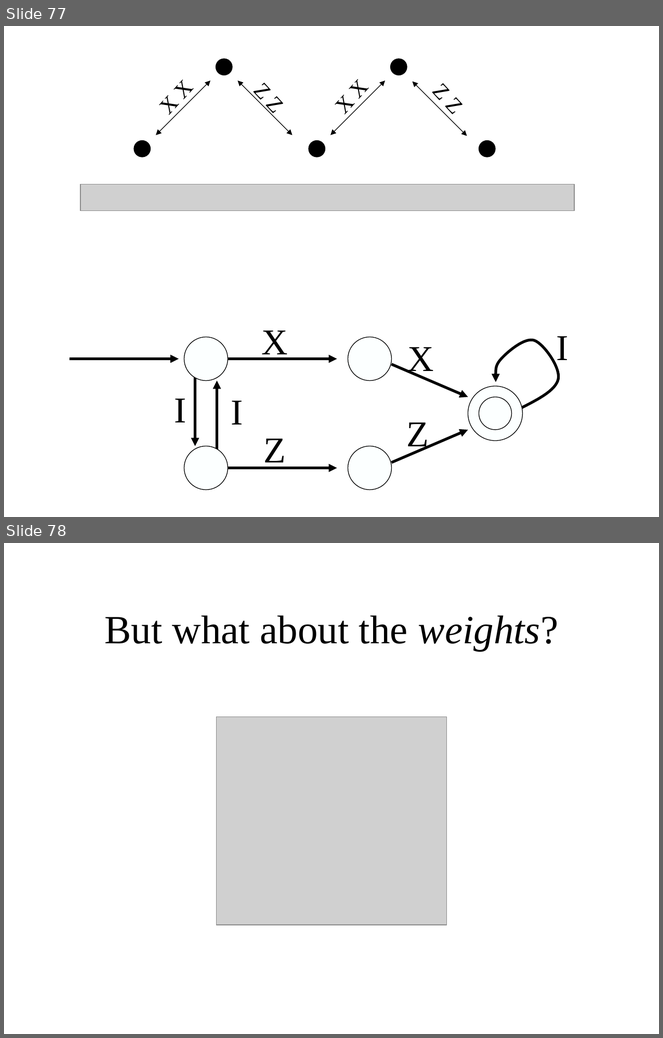
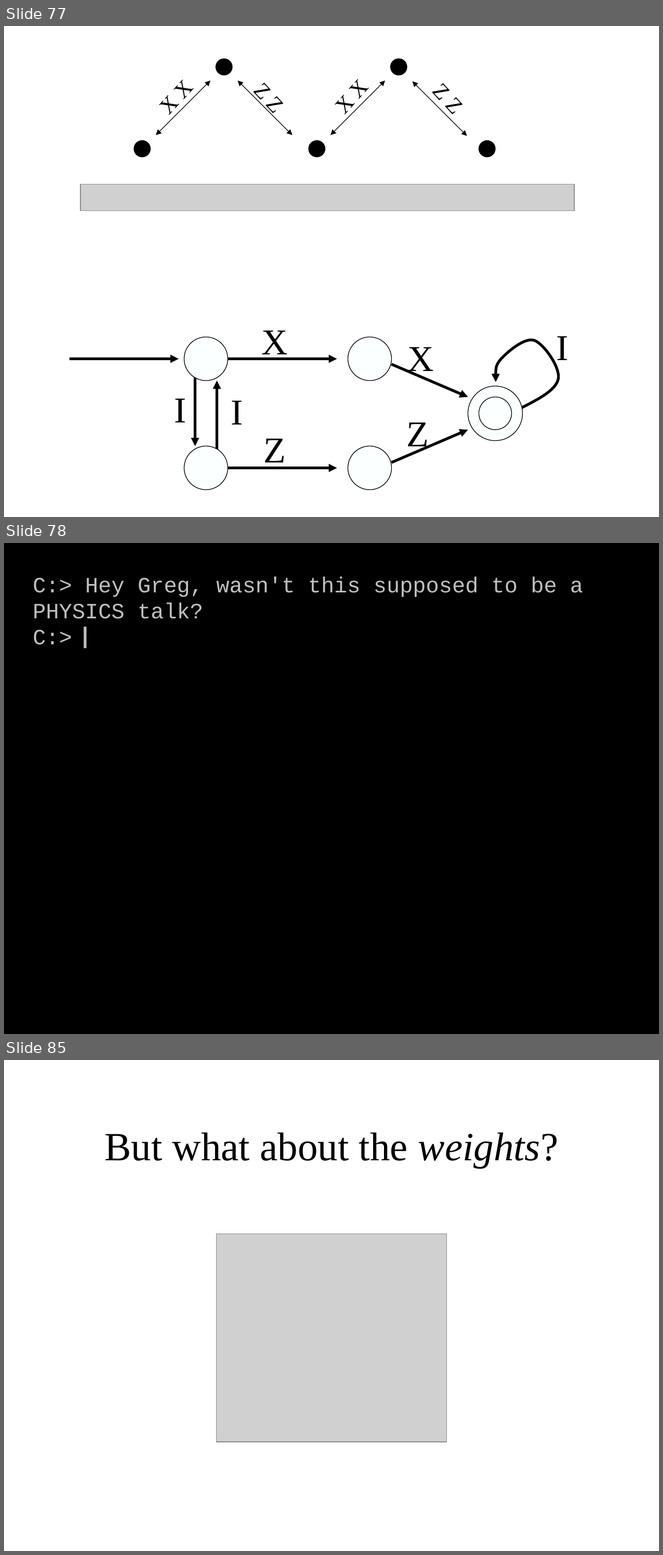
Before and after one commit to gcross/QC-Talks, a slide deck: GeneralExam/WeaponsOfMassSimulation.odp. Shown one above the other, each under a label of ours: slides 77 and 78 before the commit, slides 77, 78 and 85 after it; the slides between them are not shown. The pictures are 663x1038 and 663x1555 pixels, drawn with LibreOffice and Linux fonts; fonts in the diff are those of the drawing; grey boxes stand for pictures; background and template pictures are left out; a plain dark background stands for a picture behind light text. Boxes give left, top, right and bottom in pixels: in the first picture for what was removed or moved away, otherwise in the second. Text is boxed around its words. In the diff, an @@ line names an element or a change of style, - is before the commit and + after.

```diff
--- a/GeneralExam/WeaponsOfMassSimulation.odp
+++ b/GeneralExam/WeaponsOfMassSimulation.odp
@@ slide 78 added at (4,543,659,1034), background picture (left out) @@
@@ rectangle added at (4,543,659,1034), fill #000000, outline #000000 0 pt @@
@@ text added at (33,576,583,645), 24 pt, text #C0C0C0 @@
+C:> Hey Greg, wasn't this supposed to be a
+PHYSICS talk?
+C:>
@@ rectangle added at (84,627,87,649), fill #C0C0C0 @@
@@ what was slide 78 is now slide 85 @@
```
Also in this commit, not shown: 5 slides changed, 6 other slides added.
